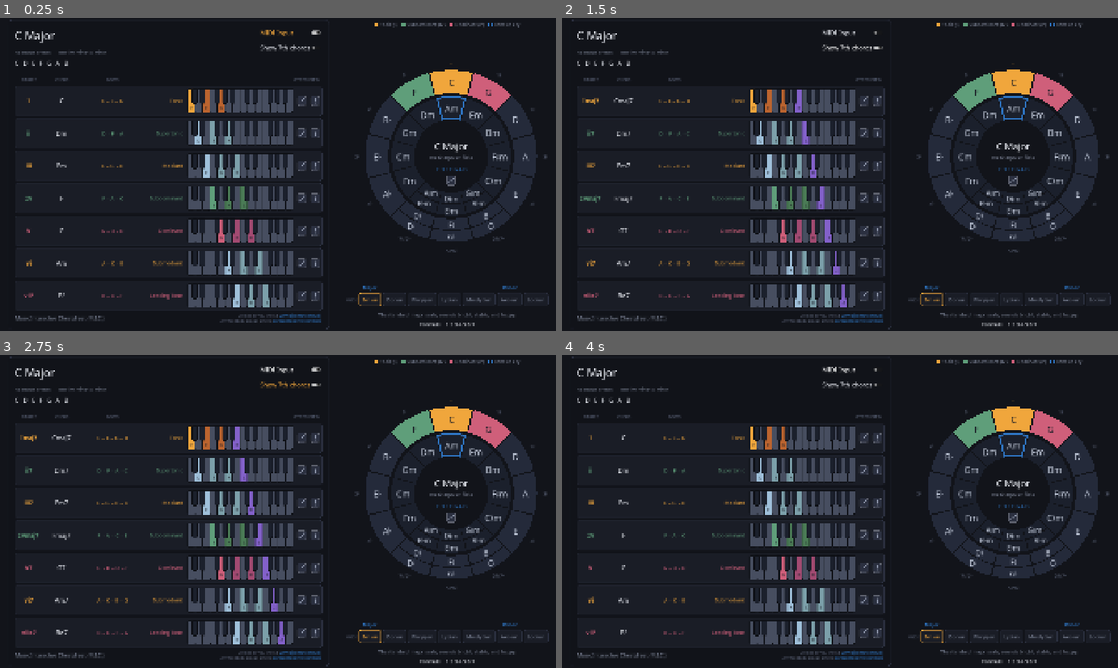
Above: before the commit, frames 1-4 (two rows, left to right).
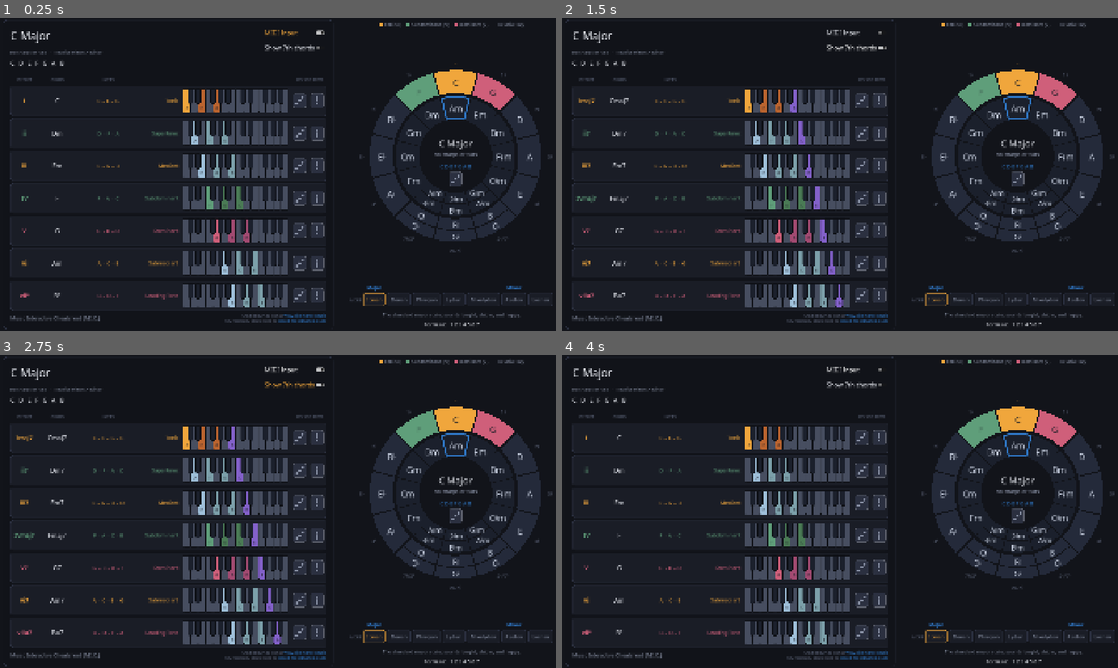
Above: after the commit, the same moments.

Repository: Square-Atom/mic
Game: Godot game, scene res://scenes/main.tscn
Same seed, same stepped clock (60 frames per second), same inputs: the game is played once before the commit and once after it.
Inputs:
- Up to frame 1 (0.25 s): no input
- Up to frame 2 (1.5 s): click "MIDI Input" at 0.5 s; click "Show 7th chords" at 1.25 s
- Up to frame 3 (2.75 s): click "MIDI Input" at 2 s
- Up to frame 4 (4 s): click "Show 7th chords" at 2.75 s; click "MIDI Input" at 3.5 s

The runs differ from the first frame. In frame 1, 13% of the frame differs, in the area x 0-100%, y 0-100%; in frame 2, 14%; in frame 3, 14%; in frame 4, 13%.

Commit message:
Make the play buttons big enough for a finger
Half again as large, in the chord rows and in the middle of the circle,
because on a touchscreen these are the things you aim at. The three dots
grow with them - kept at their old size they would have read as a small
glyph adrift in a large box rather than a bigger button.

The centre readout moves up to pay for it, so the button keeps clear of
the inner ring even at the smallest the circle is ever squeezed to. Those
offsets are named now instead of being loose numbers among the drawing.

The wider button pushes a chord row's minimum from 1062 to 1092 and the
panel's to 1140, which no longer fits the portrait base: on a window
taller than 1.78:1 the width is what limits the scale, and 1180 less
margins left only 1124. Portrait is 1220x2170 now.

Co-Authored-By: Claude Opus 5 <noreply@anthropic.com>

Diff:
--- a/scenes/chord_row.tscn
+++ b/scenes/chord_row.tscn
@@ -59,7 +59,7 @@
 
 [node name="PlayInOrder" type="Control" parent="HBox"]
 unique_name_in_owner = true
-custom_minimum_size = Vector2(30, 34)
+custom_minimum_size = Vector2(45, 51)
 layout_mode = 2
 size_flags_vertical = 4
 tooltip_text = "Play root, third and fifth in order"
@@ -68,7 +68,7 @@
 
 [node name="PlayTogether" type="Control" parent="HBox"]
 unique_name_in_owner = true
-custom_minimum_size = Vector2(30, 34)
+custom_minimum_size = Vector2(45, 51)
 layout_mode = 2
 size_flags_vertical = 4
 tooltip_text = "Play all notes at once"
--- a/scripts/ui/circle_of_fifths.gd
+++ b/scripts/ui/circle_of_fifths.gd
@@ -28,8 +28,16 @@
 ## The play-scale button. Sized to match the chord rows' buttons, since it is
 ## the same control doing the same job, and placed below the scale line as a
 ## fraction of the hole radius.
-const PLAY_BUTTON_SIZE := Vector2(30.0, 34.0)
-const PLAY_BUTTON_Y := 0.68
+const PLAY_BUTTON_SIZE := Vector2(45.0, 51.0)
+const PLAY_BUTTON_Y := 0.64
+
+## Where each line of the centre readout sits, as a fraction of the hole radius
+## from the middle; negative is upward. They are packed toward the top so the
+## play button has room to be a finger-sized target rather than a cursor-sized
+## one, and still clears the inner ring at the smallest the circle ever gets.
+const READOUT_TITLE_Y := -0.38
+const READOUT_SIGNATURE_Y := -0.06
+const READOUT_SCALE_Y := 0.28
 
 ## Circle size as a fraction of the square it is given. Under 1.0 so the chord
 ## panel can take the width back, and so there is slack to shift into.
@@ -274,9 +282,10 @@
 	var title_size := clampi(int(hole * 0.26), 12, 34)
 	var body_size := clampi(int(hole * 0.15), 9, 19)
 
-	_draw_centred(font, key.display_name(), title_size, _centre - Vector2(0, hole * 0.30), Palette.TEXT)
+	_draw_centred(font, key.display_name(), title_size,
+			_centre + Vector2(0, hole * READOUT_TITLE_Y), Palette.TEXT)
 	_draw_centred(font, MusicTheory.signature_text(key), body_size,
-			_centre + Vector2(0, hole * 0.02), Palette.TEXT_DIM)
+			_centre + Vector2(0, hole * READOUT_SIGNATURE_Y), Palette.TEXT_DIM)
 
 	# The scale reads as one line. Flat-heavy modes are far wider than sharp ones
 	# - C Locrian carries five flats - so the size is measured against the hole
@@ -286,7 +295,8 @@
 		spelled.append(note.display_name())
 	var scale_text := " ".join(spelled)
 	var scale_size := _fitted_size(font, scale_text, body_size, hole * SCALE_MAX_WIDTH)
-	_draw_centred(font, scale_text, scale_size, _centre + Vector2(0, hole * 0.36), Palette.RELATIVE)
+	_draw_centred(font, scale_text, scale_size,
+			_centre + Vector2(0, hole * READOUT_SCALE_Y), Palette.RELATIVE)
 
 
 ## The largest size up to `max_size` at which `text` still fits `max_width`.
--- a/scripts/ui/main_layout.gd
+++ b/scripts/ui/main_layout.gd
@@ -16,13 +16,13 @@
 ## The design size each orientation is scaled against. Landscape matches the
 ## project's own viewport setting.
 ##
-## Portrait is 9:16, and its width is dictated rather than chosen: one ChordRow
-## measures 1062px across and the panel 1110, so anything narrower would clip
-## the rows instead of shrinking them. That leaves the interface small on a
-## phone, which is the cost of keeping the row as it is; the row has to get
-## narrower before this number can.
+## Portrait's width is dictated rather than chosen: one ChordRow measures 1092px
+## across and the panel 1140, so anything narrower would clip the rows instead
+## of shrinking them. Allow for the 28px margins either side and the base has
+## to clear 1196. That leaves the interface small on a phone, which is the cost
+## of keeping the row as it is; the row has to get narrower before this can.
 const LANDSCAPE_BASE := Vector2i(1920, 1080)
-const PORTRAIT_BASE := Vector2i(1180, 2100)
+const PORTRAIT_BASE := Vector2i(1220, 2170)
 
 ## The smallest the stacked circle may be squeezed to. Its own contents need
 ## 440px, so below this the wedges would start clipping rather than shrinking.
--- a/scripts/ui/play_button.gd
+++ b/scripts/ui/play_button.gd
@@ -17,9 +17,9 @@
 }
 
 const DOT_COUNT := 3
-const DOT_RADIUS := 2.6
-const DOT_SPACING := 7.0
-const CORNER_RADIUS := 5
+const DOT_RADIUS := 3.9
+const DOT_SPACING := 10.5
+const CORNER_RADIUS := 7
 
 @export var mode: Mode = Mode.SEQUENCE:
 	set(value):
